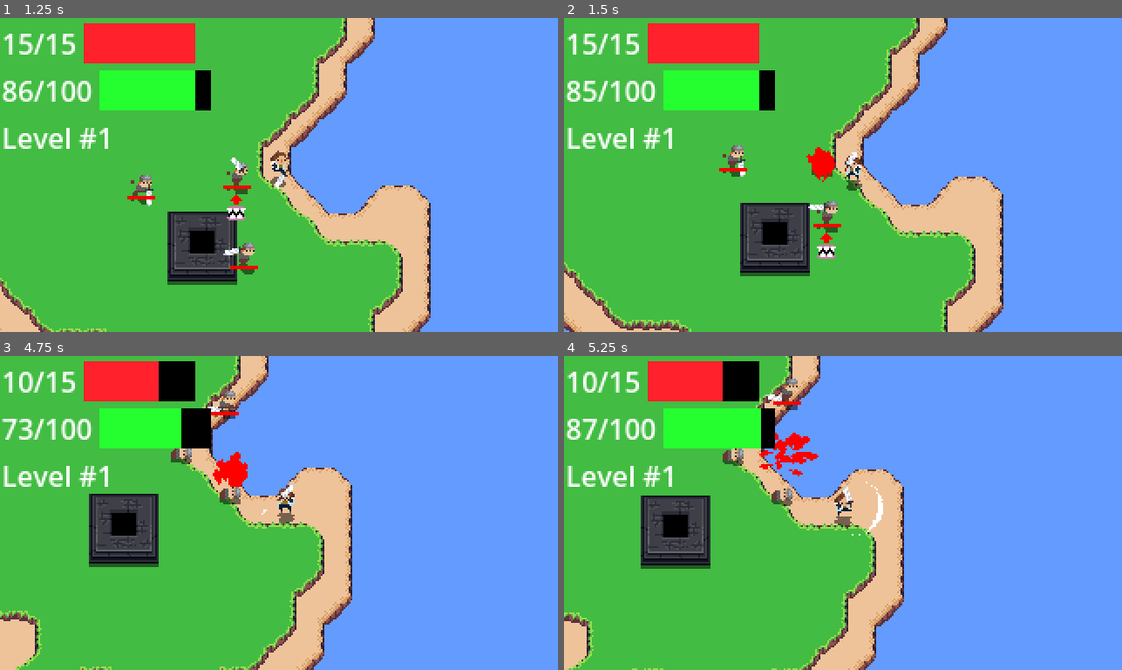
Above: before the commit, frames 1-4 (two rows, left to right).
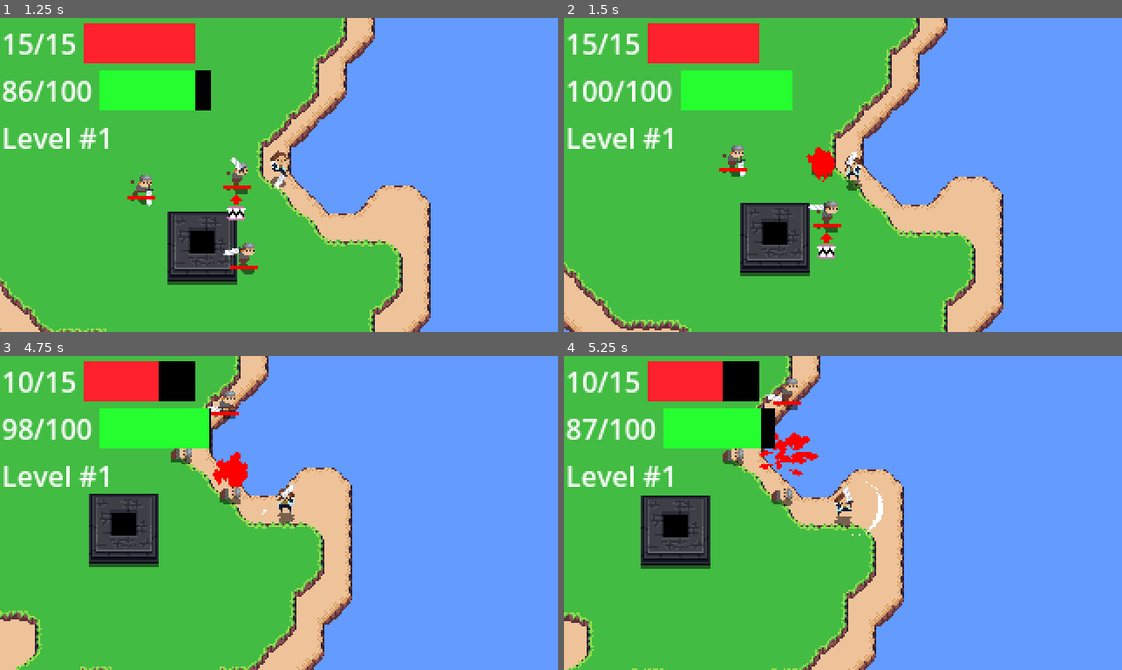
Above: after the commit, the same moments.

Repository: IAmCheeseman/cannibalism-game
Game: Godot game, scene res://scenes/world.tscn
Two runs of this game, one before a commit and one after it. Both use one fixed random seed, a clock stepped at 60 frames per second and the inputs below.
Inputs (mouse positions are in pixels of both pictures, inside the frame that each line leads up to):
- Up to frame 1 (1.25 s): move the mouse to (401, 159) at 0.52 s; hold D (right) from 0.53 s (still down); click (401, 159) at 0.6 s
- Up to frame 2 (1.5 s): move the mouse to (731, 190) at 1.27 s; release D (right) at 1.28 s; hold S (down) from 1.28 s (still down); tap Space (eat) at 1.35 s
- Up to frame 3 (4.75 s): move the mouse to (334, 443) at 2.02 s; release S (down) at 2.03 s; hold D (right) 2.03-2.78 s; click (334, 443) at 2.1 s; move the mouse to (251, 575) at 2.77 s; hold W (up) 2.78-3.53 s; tap Space (eat) at 2.85, 4.35 s; move the mouse to (446, 560) at 3.52 s; hold A (left) from 3.53 s (still down); click (446, 560) at 3.6 s; move the mouse to (111, 465) at 4.27 s
- Up to frame 4 (5.25 s): move the mouse to (870, 513) at 5.02 s; release A (left) at 5.03 s; hold S (down) from 5.03 s (still down); click (870, 513) at 5.1 s

Frame 1 is identical in both runs. In frame 2, 1.8% of the frame differs, in the area x 0-41%, y 16-30%; in frame 3, 0.8%; in frame 4, nothing differs.

Commit message:
Stamina hud update immediately when gaining some back

Diff:
--- a/scenes/player.gd
+++ b/scenes/player.gd
@@ -88,6 +88,7 @@
   add_sibling(blood)
 
   stamina = min(stamina + max_stamina / 4, max_stamina)
+  stamina_changed.emit(stamina)
 
   eat_target.health.kill()
   eat_target.queue_free()
